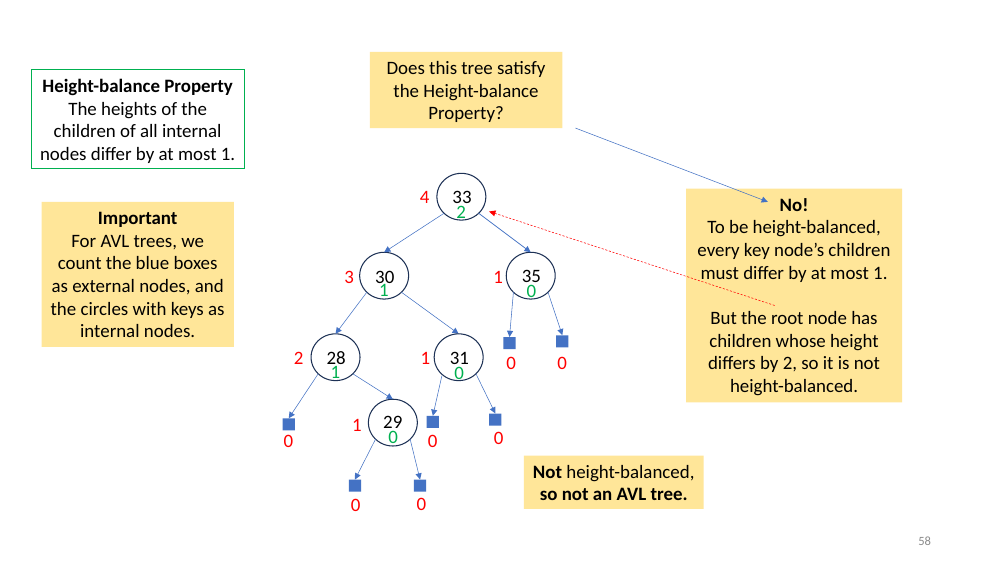
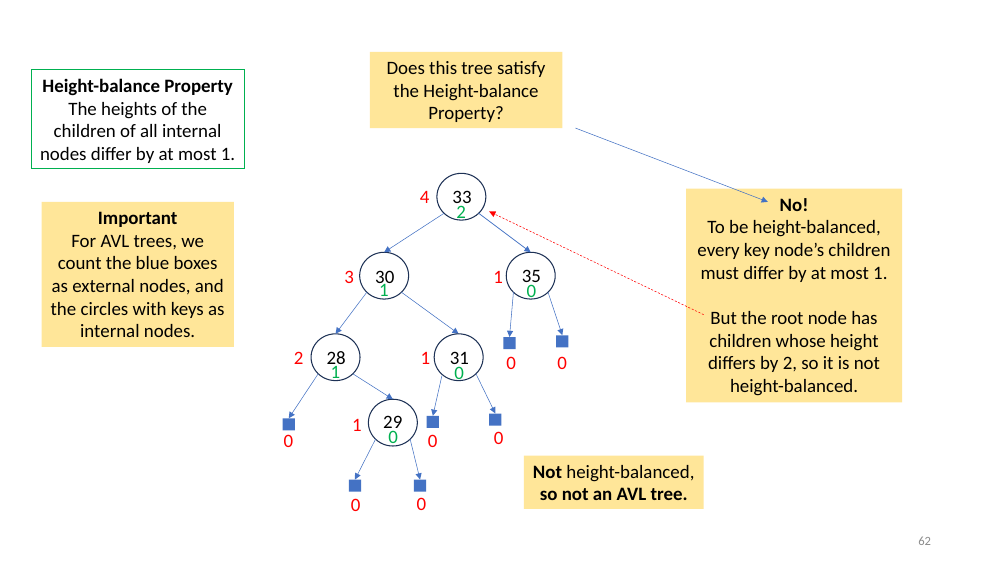
Before and after one commit to tjd1234/cmpt225fall2023, a slide deck: slide 62 of lecture_notes/week10/week10_BSTs.pptx (slide 58 before the commit). Drawn at 1008x567 pixels with LibreOffice and Linux fonts; fonts in the diff are those of the drawing. Boxes give left, top, right and bottom in pixels: in the first picture for what was removed or moved away, otherwise in the second. Text is boxed around its words. In the diff, an @@ line names an element or a change of style, - is before the commit and + after.

```diff
--- a/lecture_notes/week10/week10_BSTs.pptx
+++ b/lecture_notes/week10/week10_BSTs.pptx
@@ arrow moved from (775, 306) - (489, 212) to (704, 315) - (489, 212) @@
@@ page number at (918,536,931,545): text changed @@
-58
+62
```
Also in this commit, not shown: 44 other slides changed, 4 slides added.
